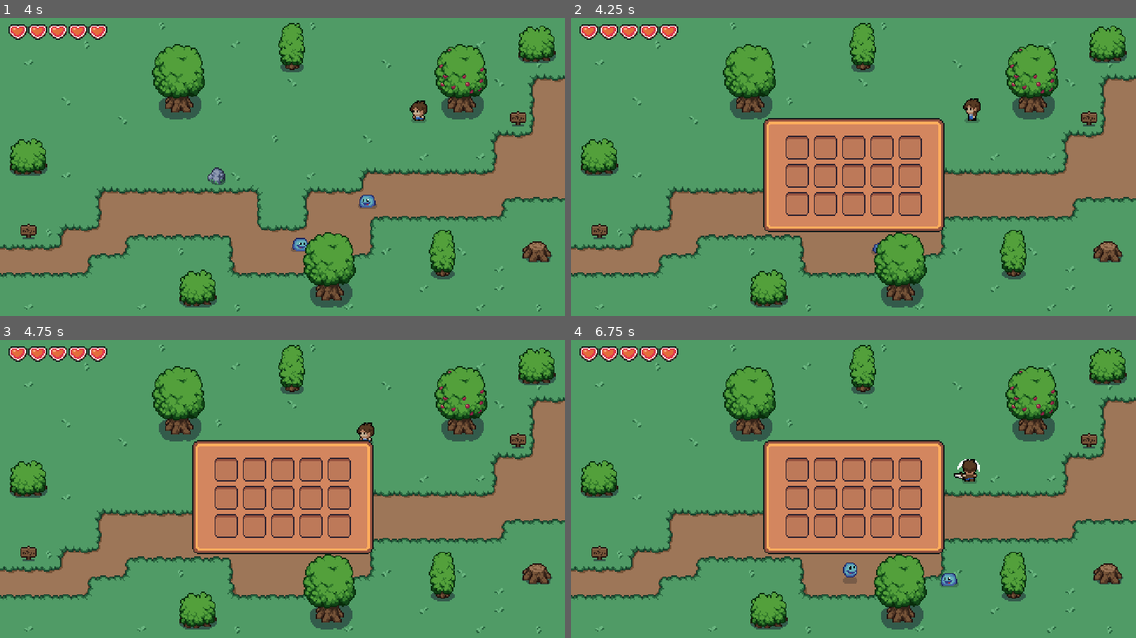
Above: before the commit, frames 1-4 (two rows, left to right).
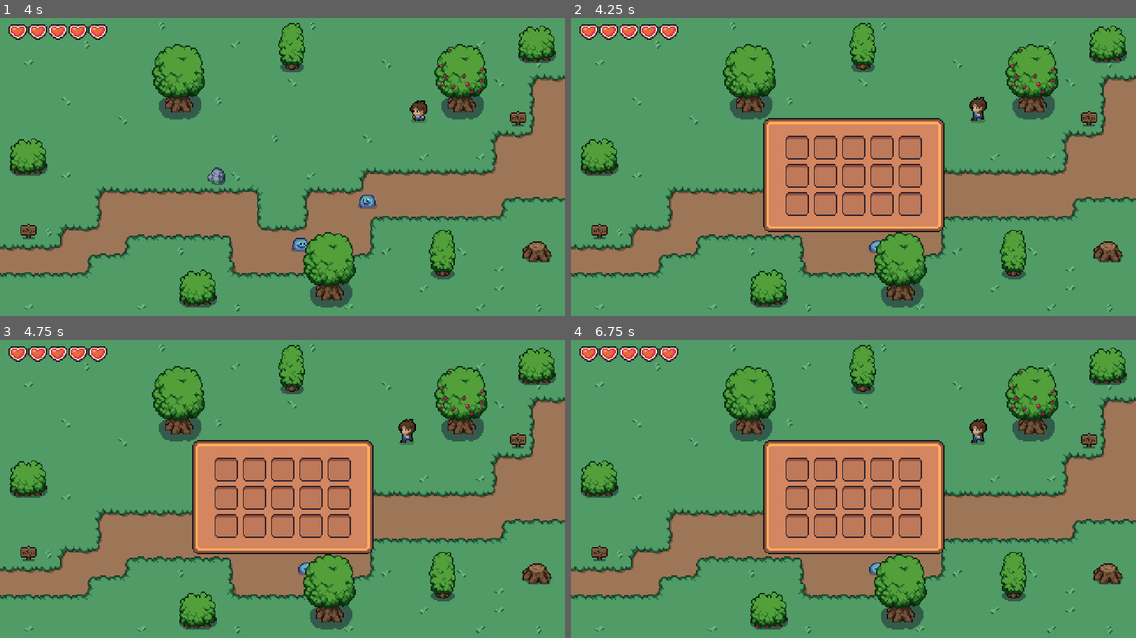
Above: after the commit, the same moments.

Repository: breadsk/curso
Game: Godot game, scene res://World/world.tscn
The game is run twice, just before and just after one commit, with the same random seed, the same clock (stepped at 60 frames per second) and the same inputs.
Inputs (mouse positions are in pixels of both pictures, inside the frame that each line leads up to):
- Up to frame 1 (4 s): move the mouse to (406, 158) at 0.52 s; hold D (right) 0.53-1.28 s; click (406, 158) at 0.6 s; move the mouse to (169, 190) at 1.27 s; hold S (down) 1.28-2.03 s; click (169, 190) at 1.35 s; move the mouse to (339, 104) at 2.02 s; hold D (right) 2.03-2.78 s; click (339, 104) at 2.1 s; move the mouse to (254, 238) at 2.77 s; hold W (up) 2.78-3.53 s; click (254, 238) at 2.85 s; move the mouse to (452, 220) at 3.52 s; hold A (left) from 3.53 s (still down); click (452, 220) at 3.6 s
- Up to frame 2 (4.25 s): keep holding A (left); tap Tab (inventoryOpen) at 4.15 s
- Up to frame 3 (4.75 s): keep holding A (left); move the mouse to (113, 450) at 4.27 s; click (113, 450) at 4.35 s
- Up to frame 4 (6.75 s): move the mouse to (881, 494) at 5.02 s; release A (left) at 5.03 s; hold S (down) 5.03-5.78 s; click (881, 494) at 5.1 s; move the mouse to (768, 417) at 5.77 s; hold D (right) 5.78-6.53 s; click (768, 417) at 5.85 s; move the mouse to (977, 480) at 6.52 s; hold W (up) from 6.53 s (still down); click (977, 480) at 6.6 s

Frame 1 is identical in both runs. In frame 2, 0.3% of the frame differs, in the area x 52-74%, y 26-80%; in frame 3, 0.4%; in frame 4, 0.8%, in the area x 48-74%, y 26-83%.

Commit message:
Pausar juego listo

Diff:
--- a/GUI/inventory_gui.gd
+++ b/GUI/inventory_gui.gd
@@ -1,4 +1,7 @@
 extends Control
+
+signal opened
+signal closed
 
 var isOpen = false
 
@@ -6,7 +9,9 @@
 func open():
 	visible = true
 	isOpen = true
+	opened.emit()
 
 func close():
 	visible = false
 	isOpen = false
+	closed.emit()
--- a/World/world.gd
+++ b/World/world.gd
@@ -8,3 +8,12 @@
 	heartsContainer.maxHearts(player.maxHealth)#recibe 5
 	heartsContainer.updateHearts(player.currentHealth)
 	player.healthChange.connect(heartsContainer.updateHearts)
+
+
+func _on_inventory_gui_opened() -> void:
+	get_tree().paused = true
+
+
+
+func _on_inventory_gui_closed() -> void:
+	get_tree().paused = false
--- a/World/world.tscn
+++ b/World/world.tscn
@@ -178,6 +178,7 @@
 position = Vector2(245, 42)
 
 [node name="CanvasLayer" type="CanvasLayer" parent="."]
+process_mode = 3
 script = ExtResource("8_jvdte")
 
 [node name="HeartsContainer" parent="CanvasLayer" instance=ExtResource("7_1r0bx")]
@@ -199,3 +200,6 @@
 offset_bottom = 42.0
 grow_horizontal = 2
 grow_vertical = 2
+
+[connection signal="closed" from="CanvasLayer/InventoryGui" to="." method="_on_inventory_gui_closed"]
+[connection signal="opened" from="CanvasLayer/InventoryGui" to="." method="_on_inventory_gui_opened"]
